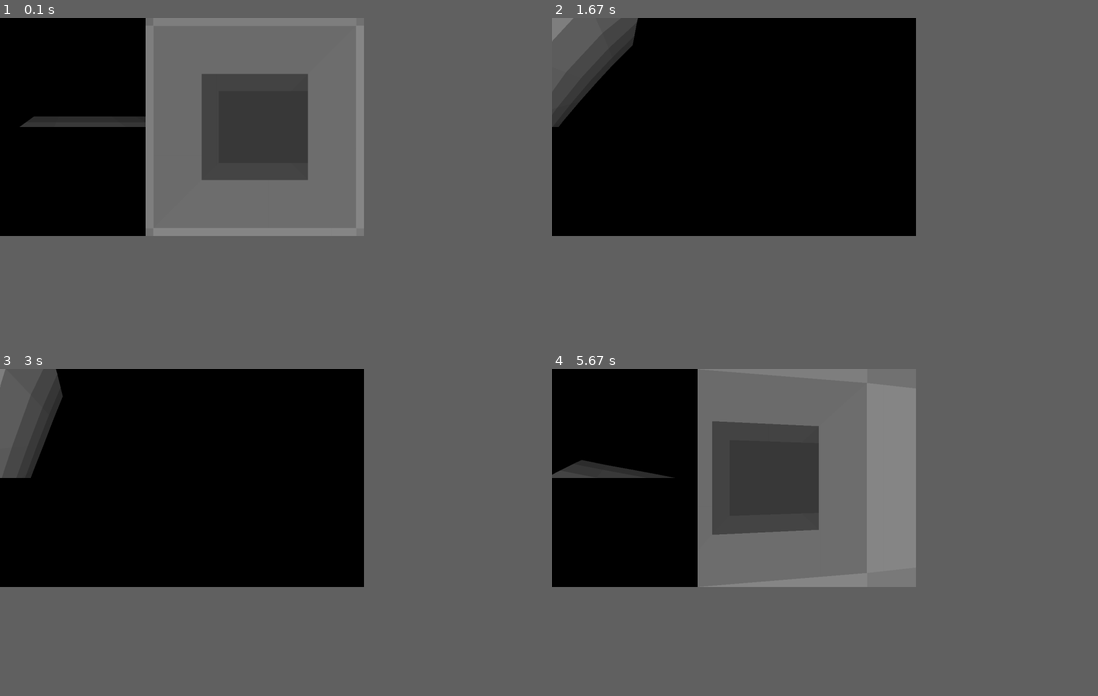
Above: before the commit, frames 1-4 (two rows, left to right).
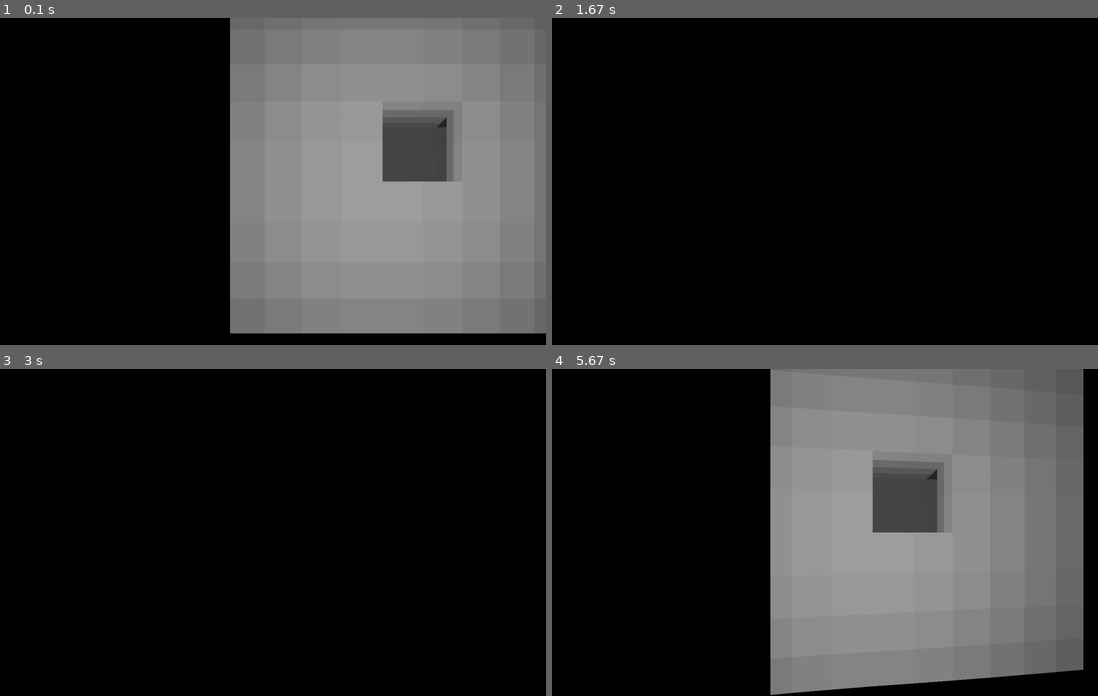
Above: after the commit, the same moments.

Repository: UCHMS19-20/final-project-notnotharsh
Game: pygame game, started from src/graphics.py
The game is run twice, just before and just after one commit, with the same random seed, the same clock (stepped at 60 frames per second) and the same inputs.
Inputs:
- Up to frame 1 (0.1 s): no input
- Up to frame 2 (1.67 s): hold Right 0.33-0.8 s; hold Right 0.83-1.3 s; hold Left from 1.33 s (still down)
- Up to frame 3 (3 s): release Left at 1.87 s; hold Left 1.9-2.37 s; hold Right from 2.4 s (still down)
- Up to frame 4 (5.67 s): release Right at 3.03 s; hold Left 3.07-3.53 s; hold Right 3.57-4.03 s; hold Right 4.07-4.53 s; hold Left 4.57-5.1 s; hold Left 5.13-5.6 s; hold Right from 5.63 s (still down)
In our replay, the window is 600x360 before the commit and 900x540 after it. These sizes can differ from the game's own. Grey fills any space a smaller window leaves; there, only what the larger window draws over its background counts as a difference.

The runs differ from the first frame. In frame 1, 61% of the frame differs, in the area x 3-100%, y 0-97%; in frame 2, 3.2%; in frame 3, 3.0%; in frame 4, 58%.

Commit message:
surfaces by four

Diff:
--- a/src/cubes.txt
+++ b/src/cubes.txt
@@ -1,192 +1,106 @@
+-4 -4 -4
+-4 -4 -2
+-4 -4 0
+-4 -4 2
+-4 -4 4
+-2 -4 -4
+-2 -4 -2
+-2 -4 0
+-2 -4 2
+-2 -4 4
+0 -4 -4
+0 -4 -2
+0 -4 2
+0 -4 4
+2 -4 -4
+2 -4 -2
+2 -4 0
+2 -4 2
+2 -4 4
+4 -4 -4
+4 -4 -2
+4 -4 0
+4 -4 2
+4 -4 4
+-4 -2 -4
+-4 -2 -2
+-4 -2 0
+-4 -2 2
+-4 -2 4
+-2 -2 -4
+-2 -2 2
+-2 -2 4
+0 -2 -4
+0 -2 -2
+0 -2 2
+0 -2 4
+2 -2 -4
+2 -2 4
+4 -2 -4
+4 -2 -2
+4 -2 0
+4 -2 2
+4 -2 4
+-4 0 -4
+-4 0 -2
 -4 0 0
+-4 0 2
+-4 0 4
+-2 0 -4
+-2 0 0
+-2 0 2
+-2 0 4
+0 0 -4
+0 0 -2
 0 0 0
+2 0 -4
 2 0 0
+2 0 4
+4 0 -4
+4 0 -2
 4 0 0
--4 0 2
--2 0 2
-0 0 2
-2 0 2
 4 0 2
--4 0 4
--2 0 4
-0 0 4
-2 0 4
 4 0 4
--4 0 6
--2 0 6
-0 0 6
-2 0 6
-4 0 6
--4 0 8
--2 0 8
-0 0 8
-2 0 8
-4 0 8
+-4 2 -4
+-4 2 -2
 -4 2 0
 -4 2 2
+-4 2 4
+-2 2 -4
+-2 2 0
 -2 2 2
-0 2 2
-2 2 2
+-2 2 4
+0 2 -4
+0 2 4
+2 2 -4
+2 2 0
+2 2 4
+4 2 -4
+4 2 -2
+4 2 0
 4 2 2
--4 2 4
--2 2 4
-0 2 4
-2 2 4
 4 2 4
--4 2 6
--2 2 6
-0 2 6
-2 2 6
-4 2 6
--4 2 8
--2 2 8
-0 2 8
-2 2 8
-4 2 8
+-4 4 -4
+-4 4 -2
 -4 4 0
+-4 4 2
+-4 4 4
+-2 4 -4
+-2 4 -2
 -2 4 0
-0 4 0
+-2 4 2
+-2 4 4
+0 4 -4
+0 4 -2
+0 4 2
+0 4 4
+2 4 -4
+2 4 -2
 2 4 0
--4 4 2
--2 4 2
-0 4 2
+2 4 2
+2 4 4
+4 4 -4
+4 4 -2
+4 4 0
 4 4 2
--4 4 4
--2 4 4
-0 4 4
 4 4 4
--4 4 6
--2 4 6
-0 4 6
-4 4 6
--4 4 8
--2 4 8
-0 4 8
-2 4 8
-4 4 8
--4 6 0
--2 6 0
-0 6 0
-2 6 0
--4 6 2
--2 6 2
-0 6 2
--4 6 4
--2 6 4
-0 6 4
-2 6 4
-4 6 4
--4 6 6
--2 6 6
-4 6 6
--4 6 8
--2 6 8
--4 8 0
--2 8 0
-0 8 0
-2 8 0
-4 8 0
--4 8 2
--2 8 2
-0 8 2
-2 8 2
-4 8 2
--4 8 4
--2 8 4
-0 8 4
-2 8 4
-4 8 4
--4 8 6
--2 8 6
-0 8 6
-2 8 6
-4 8 6
--4 8 8
--2 8 8
-0 8 8
-2 8 8
--4 0 -2
--4 2 -2
--4 4 -2
--4 6 -2
--4 8 -2
--2 0 -2
--2 2 -2
--2 4 -2
--2 6 -2
--2 8 -2
-0 0 -2
-0 2 -2
-0 4 -2
-0 6 -2
-0 8 -2
-2 0 -2
-2 2 -2
-2 4 -2
-2 6 -2
-2 8 -2
-4 0 -2
-4 2 -2
-4 4 -2
-4 6 -2
-4 8 -2
-6 0 -2
-6 2 -2
-6 4 -2
-6 6 -2
-6 8 -2
-6 0 0
-6 0 2
-6 0 4
-6 0 6
-6 0 8
-6 2 0
-6 2 2
-6 2 4
-6 2 6
-6 2 8
-6 4 0
-6 4 2
-6 4 4
-6 4 6
-6 4 8
-6 6 0
-6 6 2
-6 6 4
-6 6 6
-6 6 8
-6 8 0
-6 8 2
-6 8 4
-6 8 6
-6 8 8
--4 0 10
--4 2 10
--4 4 10
--4 6 10
--4 8 10
--2 0 10
--2 2 10
--2 4 10
--2 6 10
--2 8 10
-0 0 10
-0 2 10
-0 4 10
-0 6 10
-0 8 10
-2 0 10
-2 2 10
-2 4 10
-2 6 10
-2 8 10
-4 0 10
-4 2 10
-4 4 10
-4 6 10
-4 8 10
-6 0 10
-6 2 10
-6 4 10
-6 6 10
-6 8 10
--- a/src/graphics.py
+++ b/src/graphics.py
@@ -55,7 +55,7 @@
     return (math.pow(center_x - pos[0], 2) + math.pow(center_y - pos[1], 2) + math.pow(center_z - pos[2], 2))
 
 def return_color(dist_squared, from_outside):
-    return (min(150, 300 / dist_squared) + 10000 / from_outside, min(150, 300 / dist_squared) + 10000 / from_outside, min(100, 300 / dist_squared) + 10000 / from_outside)
+    return (min(250, 300 / dist_squared + 10000 / from_outside), min(250, 300 / dist_squared + 10000 / from_outside), min(250, 300 / dist_squared + 10000 / from_outside))
 
 def draw_surface(plist, draw_points, draw_lines, color):
     global top_screen, mid_screen, bottom_screen
@@ -83,22 +83,64 @@
     x = corner[0]
     y = corner[1]
     z = corner[2]
-    surfaces.append([[x, y, z], [x + 2, y, z], [x + 2, y + 2, z], [x, y + 2, z]])
-    surfaces.append([[x, y, z], [x + 2, y, z], [x + 2, y, z + 2], [x, y, z + 2]])
-    surfaces.append([[x, y, z], [x, y + 2, z], [x, y + 2, z + 2], [x, y, z + 2]])
-    surfaces.append([[x, y, z + 2], [x + 2, y, z + 2], [x + 2, y + 2, z + 2], [x, y + 2, z + 2]])
-    surfaces.append([[x, y + 2, z], [x + 2, y + 2, z], [x + 2, y + 2, z + 2], [x, y + 2, z + 2]])
-    surfaces.append([[x + 2, y, z], [x + 2, y + 2, z], [x + 2, y + 2, z + 2], [x + 2, y, z + 2]])
+    if [[x, y, z], [x + 1, y, z], [x + 1, y + 1, z], [x, y + 1, z]] not in surfaces:
+        surfaces.append([[x, y, z], [x + 1, y, z], [x + 1, y + 1, z], [x, y + 1, z]])
+    if [[x + 1, y, z], [x + 2, y, z], [x + 2, y + 1, z], [x + 1, y + 1, z]] not in surfaces:
+        surfaces.append([[x + 1, y, z], [x + 2, y, z], [x + 2, y + 1, z], [x + 1, y + 1, z]])
+    if [[x, y + 1, z], [x + 1, y + 1, z], [x + 1, y + 2, z], [x, y + 2, z]] not in surfaces:
+        surfaces.append([[x, y + 1, z], [x + 1, y + 1, z], [x + 1, y + 2, z], [x, y + 2, z]])
+    if [[x + 1, y + 1, z], [x + 2, y + 1, z], [x + 2, y + 2, z], [x + 1, y + 2, z]] not in surfaces:
+        surfaces.append([[x + 1, y + 1, z], [x + 2, y + 1, z], [x + 2, y + 2, z], [x + 1, y + 2, z]])
+    if [[x, y, z + 2], [x + 1, y, z + 2], [x + 1, y + 1, z + 2], [x, y + 1, z + 2]] not in surfaces:
+        surfaces.append([[x, y, z + 2], [x + 1, y, z + 2], [x + 1, y + 1, z + 2], [x, y + 1, z + 2]])
+    if [[x + 1, y, z + 2], [x + 2, y, z + 2], [x + 2, y + 1, z + 2], [x + 1, y + 1, z + 2]] not in surfaces:
+        surfaces.append([[x + 1, y, z + 2], [x + 2, y, z + 2], [x + 2, y + 1, z + 2], [x + 1, y + 1, z + 2]])
+    if [[x, y + 1, z + 2], [x + 1, y + 1, z + 2], [x + 1, y + 2, z + 2], [x, y + 2, z + 2]] not in surfaces:
+        surfaces.append([[x, y + 1, z + 2], [x + 1, y + 1, z + 2], [x + 1, y + 2, z + 2], [x, y + 2, z + 2]])
+    if [[x + 1, y + 1, z + 2], [x + 2, y + 1, z + 2], [x + 2, y + 2, z + 2], [x + 1, y + 2, z + 2]] not in surfaces:
+        surfaces.append([[x + 1, y + 1, z + 2], [x + 2, y + 1, z + 2], [x + 2, y + 2, z + 2], [x + 1, y + 2, z + 2]])
+    if [[x, y, z], [x + 1, y, z], [x + 1, y, z + 1], [x, y, z + 1]] not in surfaces:
+        surfaces.append([[x, y, z], [x + 1, y, z], [x + 1, y, z + 1], [x, y, z + 1]])
+    if [[x + 1, y, z], [x + 2, y, z], [x + 2, y, z + 1], [x + 1, y, z + 1]] not in surfaces:
+        surfaces.append([[x + 1, y, z], [x + 2, y, z], [x + 2, y, z + 1], [x + 1, y, z + 1]])
+    if [[x, y, z + 1], [x + 1, y, z + 1], [x + 1, y, z + 2], [x, y, z + 2]] not in surfaces:
+        surfaces.append([[x, y, z + 1], [x + 1, y, z + 1], [x + 1, y, z + 2], [x, y, z + 2]])
+    if [[x + 1, y, z + 1], [x + 2, y, z + 1], [x + 2, y, z + 2], [x + 1, y, z + 2]] not in surfaces:
+        surfaces.append([[x + 1, y, z + 1], [x + 2, y, z + 1], [x + 2, y, z + 2], [x + 1, y, z + 2]])
+    if [[x, y + 2, z], [x + 1, y + 2, z], [x + 1, y + 2, z + 1], [x, y + 2, z + 1]] not in surfaces:
+        surfaces.append([[x, y + 2, z], [x + 1, y + 2, z], [x + 1, y + 2, z + 1], [x, y + 2, z + 1]])
+    if [[x + 1, y + 2, z], [x + 2, y + 2, z], [x + 2, y + 2, z + 1], [x + 1, y + 2, z + 1]] not in surfaces:
+        surfaces.append([[x + 1, y + 2, z], [x + 2, y + 2, z], [x + 2, y + 2, z + 1], [x + 1, y + 2, z + 1]])
+    if [[x, y + 2, z + 1], [x + 1, y + 2, z + 1], [x + 1, y + 2, z + 2], [x, y + 2, z + 2]] not in surfaces:
+        surfaces.append([[x, y + 2, z + 1], [x + 1, y + 2, z + 1], [x + 1, y + 2, z + 2], [x, y + 2, z + 2]])
+    if [[x + 1, y + 2, z + 1], [x + 2, y + 2, z + 1], [x + 2, y + 2, z + 2], [x + 1, y + 2, z + 2]] not in surfaces:
+        surfaces.append([[x + 1, y + 2, z + 1], [x + 2, y + 2, z + 1], [x + 2, y + 2, z + 2], [x + 1, y + 2, z + 2]])
+    if [[x, y, z], [x, y, z + 1], [x, y + 1, z + 1], [x, y + 1, z]] not in surfaces:
+        surfaces.append([[x, y, z], [x, y, z + 1], [x, y + 1, z + 1], [x, y + 1, z]])
+    if [[x, y, z + 1], [x, y, z + 2], [x, y + 1, z + 2], [x, y + 1, z + 1]] not in surfaces:
+        surfaces.append([[x, y, z + 1], [x, y, z + 2], [x, y + 1, z + 2], [x, y + 1, z + 1]])
+    if [[x, y + 1, z], [x, y + 1, z + 1], [x, y + 2, z + 1], [x, y + 2, z]] not in surfaces:
+        surfaces.append([[x, y + 1, z], [x, y + 1, z + 1], [x, y + 2, z + 1], [x, y + 2, z]])
+    if [[x, y + 1, z + 1], [x, y + 1, z + 2], [x, y + 2, z + 2], [x, y + 2, z + 1]] not in surfaces:
+        surfaces.append([[x, y + 1, z + 1], [x, y + 1, z + 2], [x, y + 2, z + 2], [x, y + 2, z + 1]])
+    if [[x + 2, y, z], [x + 2, y, z + 1], [x + 2, y + 1, z + 1], [x + 2, y + 1, z]] not in surfaces:
+        surfaces.append([[x + 2, y, z], [x + 2, y, z + 1], [x + 2, y + 1, z + 1], [x + 2, y + 1, z]])
+    if [[x + 2, y, z + 1], [x + 2, y, z + 2], [x + 2, y + 1, z + 2], [x + 2, y + 1, z + 1]] not in surfaces:
+        surfaces.append([[x + 2, y, z + 1], [x + 2, y, z + 2], [x + 2, y + 1, z + 2], [x + 2, y + 1, z + 1]])
+    if [[x + 2, y + 1, z], [x + 2, y + 1, z + 1], [x + 2, y + 2, z + 1], [x + 2, y + 2, z]] not in surfaces:
+        surfaces.append([[x + 2, y + 1, z], [x + 2, y + 1, z + 1], [x + 2, y + 2, z + 1], [x + 2, y + 2, z]])
+    if [[x + 2, y + 1, z + 1], [x + 2, y + 1, z + 2], [x + 2, y + 2, z + 2], [x + 2, y + 2, z + 1]] not in surfaces:
+        surfaces.append([[x + 2, y + 1, z + 1], [x + 2, y + 1, z + 2], [x + 2, y + 2, z + 2], [x + 2, y + 2, z + 1]])
 
 def free(pos):
     global cubes
     local_cube = [int(2 * math.floor(pos[0] / 2)), int(2 * math.floor(pos[1] / 2)), int(2 * math.floor(pos[2] / 2))]
     return local_cube not in cubes
 
-side_size = (400, 300)
-mid_size = (600, 600)
-
-coords = [-1, -2, 1]
+side_size = (600, 450)
+mid_size = (900, 900)
+
+coords = [0, -12, 0]
 theta = math.pi / 2
 y_val = 1
 
@@ -124,36 +166,35 @@
     add_cube(i)
 
 while True:
-    # print(round(coords[0], 3), round(coords[1], 3), round(coords[2], 3), round(theta, 3))
     total_screen.fill([0, 0, 0])
     top_screen.fill([0, 0, 0])
     mid_screen.fill([0, 0, 0])
     bottom_screen.fill([0, 0, 0])
     surfaces.sort(key = lambda surface: get_dist_squared(surface, coords), reverse = True)
     for i in surfaces:
-        draw_surface(i, False, False, return_color(get_dist_squared(i, coords), get_dist_squared(i, [0, -10, 0])))
+        draw_surface(i, False, False, return_color(get_dist_squared(i, coords), get_dist_squared(i, [0, -12, 0])))
     keystate = pygame.key.get_pressed()
     if keystate[pygame.K_z]:
-        if free([coords[0] + 3 * trans_speed * math.cos(theta), coords[1] + 3 * trans_speed * math.sin(theta), coords[2]]):
+        if free([coords[0] + 10 * trans_speed * math.cos(theta), coords[1] + 10 * trans_speed * math.sin(theta), coords[2]]):
             coords[0] += trans_speed * math.cos(theta)
             coords[1] += trans_speed * math.sin(theta)
     if keystate[pygame.K_x]:
-        if free([coords[0] - 3 * trans_speed * math.cos(theta), coords[1] - 3 * trans_speed * math.sin(theta), coords[2]]):
+        if free([coords[0] - 10 * trans_speed * math.cos(theta), coords[1] - 10 * trans_speed * math.sin(theta), coords[2]]):
             coords[0] -= trans_speed * math.cos(theta)
             coords[1] -= trans_speed * math.sin(theta)
     if keystate[pygame.K_a]:
-        if free([coords[0] - 3 * trans_speed * math.sin(theta), coords[1] + 3 * trans_speed * math.cos(theta), coords[2]]):
+        if free([coords[0] - 10 * trans_speed * math.sin(theta), coords[1] + 10 * trans_speed * math.cos(theta), coords[2]]):
             coords[0] -= trans_speed * math.sin(theta)
             coords[1] += trans_speed * math.cos(theta)
     if keystate[pygame.K_d]:
-        if free([coords[0] + 3 * trans_speed * math.sin(theta), coords[1] - 3 * trans_speed * math.cos(theta), coords[2]]):
+        if free([coords[0] + 10 * trans_speed * math.sin(theta), coords[1] - 10 * trans_speed * math.cos(theta), coords[2]]):
             coords[0] += trans_speed * math.sin(theta)
             coords[1] -= trans_speed * math.cos(theta)
     if keystate[pygame.K_w]:
-        if free([coords[0], coords[1], coords[2] + 3 * trans_speed]):
+        if free([coords[0], coords[1], coords[2] + 10 * trans_speed]):
             coords[2] += trans_speed
     if keystate[pygame.K_s]:
-        if free([coords[0], coords[1], coords[2] - 3 * trans_speed]):
+        if free([coords[0], coords[1], coords[2] - 10 * trans_speed]):
             coords[2] -= trans_speed
     if keystate[pygame.K_LEFT]:
         theta += rot_speed
